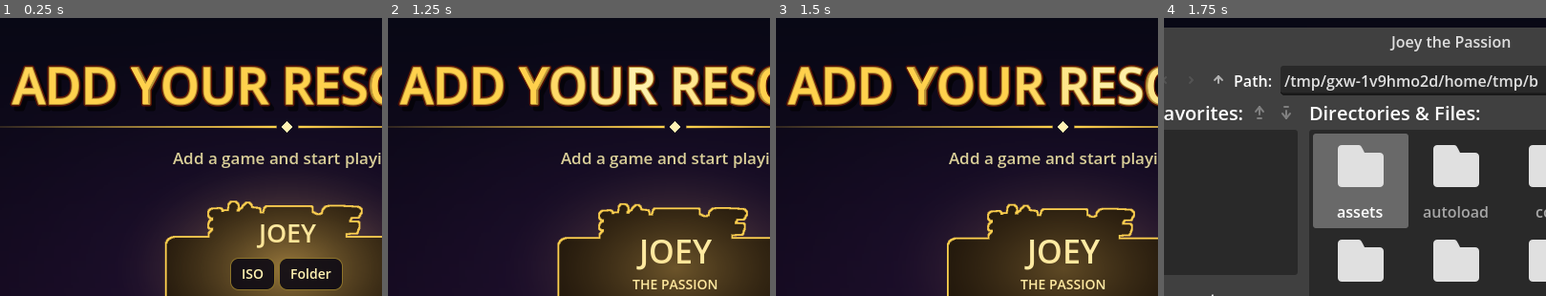
Above: before the commit, frames 1-4 (left to right).
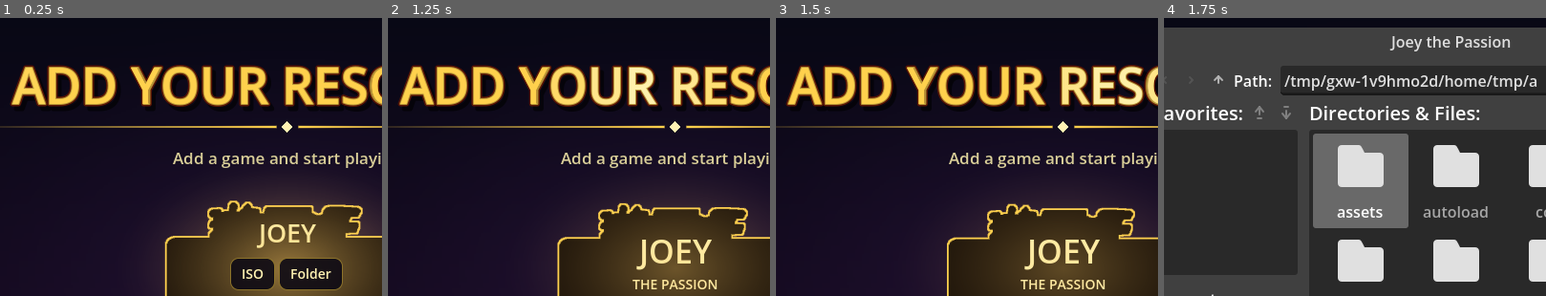
Above: after the commit, the same moments.

Repository: bkmohamadsy/Yu-Gi-Oh
Game: Godot game, scene res://scenes/boot/boot.tscn
Two runs of this game, one before a commit and one after it. Both use one fixed random seed, a clock stepped at 60 frames per second and the inputs below.
Inputs (mouse positions are % of the whole screen's width and height, from its top left):
- Up to frame 1 (0.25 s): no input
- Up to frame 2 (1.25 s): click "English" at 0.5 s
- Up to frame 3 (1.5 s): tap Enter (ui_accept) at 1.25 s; move the mouse to (72, 43) at 1.27 s; hold Right (ui_right) from 1.28 s (still down); hold F (pc_filter) from 1.28 s (still down); click (72, 43) at 1.42 s
- Up to frame 4 (1.75 s): keep holding Right (ui_right); keep holding F (pc_filter); tap Enter (ui_accept) at 1.52 s
The pictures show only the part of the screen within x 12-62%, y 0-50%; the shares and areas given below are measured in that part.

Frames 1-3 are identical in both runs. In frame 4, less than 0.1% of the frame differs, in the area x 95-98%, y 20-25%.
Error after the commit: Invalid access to property or key 'fullscreen_mode' on a base object of type 'Node (launcher_settings.gd)'. (res://scenes/boot/boot.gd:54)

Commit message:
Enable duel touch input and widescreen overlay

Diff:
--- a/game/autoload/game.gd
+++ b/game/autoload/game.gd
@@ -147,7 +147,7 @@
 		_screen.queue_free()
 	_screen = screen
 	_screen_replay_frame = Debug._frame
-	get_tree().root.content_scale_aspect = Window.CONTENT_SCALE_ASPECT_IGNORE
+	get_tree().root.content_scale_aspect = LauncherSettings.gameplay_aspect()
 	Engine.time_scale = LauncherSettings.simulation_speed if current_game != "" else 1.0
 	if LauncherSettings.aspect == "overlay" and _is_duel_viewer(screen) and screen.game in ["yugi", "kaiba", "joey"]:
 		_screen_host = load("res://scenes/duel/duel_margins.gd").new(screen)
--- a/game/autoload/launcher_settings.gd
+++ b/game/autoload/launcher_settings.gd
@@ -1,99 +1,140 @@
 extends Node
-## Preferencias del port, independientes de los recursos y de la partida.
-const ASPECTS := ["stretch", "original", "overlay"]
-const FRAME_RATES := [30, 60, 0] # 0: frecuencia del monitor actual.
-var aspect := "overlay"
-var frame_rate := 0
-var simulation_speed := 1.0
-var fast_play := false
-var improved_card_texts := false
-var fullscreen_mode := Window.MODE_WINDOWED
-var windowed_mode := Window.MODE_MAXIMIZED
-var _refresh_clock := 0.0
 
-func _ready() -> void:
+const ASPECTS: = ["stretch", "original", "overlay"]
+const FRAME_RATES: = [30, 60, 0]
+var aspect: = "stretch"
+var frame_rate: = 0
+var simulation_speed: = 1.0
+var fast_play: = false
+var improved_card_texts: = false
+var v2_defaults_migrated: = false
+var _refresh_clock: = 0.0
+
+func _ready() -> void :
 	reload_preferences()
 	apply_timing()
 
-func reload_preferences() -> void:
-	var config := ConfigFile.new()
+func reload_preferences() -> void :
+	var config: = ConfigFile.new()
 	config.load(Paths.settings_path())
-	aspect = str(config.get_value("launcher", "aspect", "overlay"))
-	if aspect not in ASPECTS: aspect = "overlay"
+	v2_defaults_migrated = bool(config.get_value("launcher", "v2_defaults_migrated", false))
+	if not v2_defaults_migrated:
+		apply_v2_defaults_migration(config)
+		return
+	var loaded_aspect: = str(config.get_value("launcher", "aspect", "stretch")).strip_edges().to_lower()
+	if loaded_aspect == "stretched":
+		loaded_aspect = "stretch"
+	aspect = loaded_aspect if loaded_aspect in ASPECTS else "stretch"
 	frame_rate = int(config.get_value("launcher", "fps", 0))
 	if frame_rate not in FRAME_RATES: frame_rate = 0
 	simulation_speed = float(config.get_value("launcher", "simulation_speed", 1.0))
 	if simulation_speed not in [1.0, 2.0]: simulation_speed = 1.0
 	fast_play = bool(config.get_value("launcher", "fast_play", false))
 	improved_card_texts = bool(config.get_value("launcher", "improved_card_texts", false))
-	fullscreen_mode = int(config.get_value("launcher", "fullscreen_mode", Window.MODE_WINDOWED)) as Window.Mode
-	if fullscreen_mode not in [Window.MODE_FULLSCREEN, Window.MODE_EXCLUSIVE_FULLSCREEN]:
-		fullscreen_mode = Window.MODE_WINDOWED
-	windowed_mode = Window.MODE_WINDOWED if config.get_value("launcher", "windowed_mode", Window.MODE_MAXIMIZED) == Window.MODE_WINDOWED else Window.MODE_MAXIMIZED
 
-func save_preferences() -> void:
-	var config := ConfigFile.new()
+static func _save_config_atomic(config: ConfigFile, target_path: String) -> Error:
+	if target_path.is_empty():
+		return ERR_INVALID_PARAMETER
+	var parent_dir: = target_path.get_base_dir()
+	if not parent_dir.is_empty():
+		var dir_err: = DirAccess.make_dir_recursive_absolute(parent_dir)
+		if dir_err != OK:
+			return dir_err
+	var tmp_path: = target_path + ".prefs.tmp"
+	var err: = config.save(tmp_path)
+	if err != OK:
+		if FileAccess.file_exists(tmp_path):
+			DirAccess.remove_absolute(tmp_path)
+		return err
+	err = DirAccess.rename_absolute(tmp_path, target_path)
+	if err != OK:
+		if FileAccess.file_exists(tmp_path):
+			DirAccess.remove_absolute(tmp_path)
+		return config.save(target_path)
+	return OK
+
+
+func apply_v2_defaults_migration(config: ConfigFile = null, settings_file: String = "") -> bool:
+	var target_path: = settings_file if not settings_file.is_empty() else Paths.settings_path()
+	if config == null:
+		config = ConfigFile.new()
+		config.load(target_path)
+	if bool(config.get_value("launcher", "v2_defaults_migrated", false)):
+		v2_defaults_migrated = true
+		return false
+	aspect = "stretch"
+	v2_defaults_migrated = true
+	frame_rate = int(config.get_value("launcher", "fps", 0))
+	if frame_rate not in FRAME_RATES: frame_rate = 0
+	simulation_speed = float(config.get_value("launcher", "simulation_speed", 1.0))
+	if simulation_speed not in [1.0, 2.0]: simulation_speed = 1.0
+	fast_play = bool(config.get_value("launcher", "fast_play", false))
+	improved_card_texts = bool(config.get_value("launcher", "improved_card_texts", false))
+	config.set_value("launcher", "aspect", "stretch")
+	config.set_value("launcher", "v2_defaults_migrated", true)
+	config.set_value("preferences", "language", "a")
+	if not Paths.storage_error or not settings_file.is_empty():
+		var error: = _save_config_atomic(config, target_path)
+		if error != OK:
+			push_error("No se pudieron guardar los ajustes: " + error_string(error))
+	if settings_file.is_empty():
+		var assets_node: = get_node_or_null("/root/Assets")
+		if assets_node != null:
+			if not assets_node.set_language("a"):
+				assets_node.set("lang", "a")
+		var save_node: = get_node_or_null("/root/SaveData")
+		if Paths.has_data() and not Paths.storage_error and save_node != null and save_node.get("data") is Dictionary and str(save_node.get("persistence_error")) == "":
+			save_node.data.get_or_add("settings", {})["language"] = "a"
+			save_node.save()
+		var bridge: = get_node_or_null("/root/LocalizationBridge")
+		if bridge != null:
+			bridge.reload_localization()
+	return true
+
+func save_preferences() -> void :
+	var config: = ConfigFile.new()
 	config.load(Paths.settings_path())
 	config.set_value("launcher", "aspect", aspect)
 	config.set_value("launcher", "fps", frame_rate)
 	config.set_value("launcher", "simulation_speed", simulation_speed)
 	config.set_value("launcher", "fast_play", fast_play)
 	config.set_value("launcher", "improved_card_texts", improved_card_texts)
-	var error := config.save(Paths.settings_path())
+	config.set_value("launcher", "v2_defaults_migrated", true)
+	v2_defaults_migrated = true
+	var error: = _save_config_atomic(config, Paths.settings_path())
 	if error != OK: push_error("No se pudieron guardar los ajustes: " + error_string(error))
 	apply_timing()
-
-func toggle_fullscreen(window: Window) -> void:
-	if window.mode in [Window.MODE_FULLSCREEN, Window.MODE_EXCLUSIVE_FULLSCREEN]:
-		set_display_mode(window, windowed_mode)
-	else:
-		set_display_mode(window, Window.MODE_FULLSCREEN)
-
-func set_display_mode(window: Window, mode: Window.Mode) -> void:
-	var fullscreen := mode in [Window.MODE_FULLSCREEN, Window.MODE_EXCLUSIVE_FULLSCREEN]
-	if fullscreen and window.mode in [Window.MODE_WINDOWED, Window.MODE_MAXIMIZED]:
-		windowed_mode = window.mode
-	window.mode = mode
-	if OS.has_feature("mobile") or DisplayServer.get_name() == "headless":
-		return
-	fullscreen_mode = mode if fullscreen else Window.MODE_WINDOWED
-	var config := ConfigFile.new()
-	config.load(Paths.settings_path())
-	config.set_value("launcher", "fullscreen_mode", fullscreen_mode)
-	config.set_value("launcher", "windowed_mode", windowed_mode)
-	var error := config.save(Paths.settings_path())
-	if error != OK: push_error("No se pudo guardar el modo de pantalla: " + error_string(error))
 
 func gameplay_aspect() -> int:
 	return Window.CONTENT_SCALE_ASPECT_IGNORE if aspect == "stretch" else Window.CONTENT_SCALE_ASPECT_KEEP
 
 func display_fps() -> int:
 	if DisplayServer.get_name() == "headless": return 60
-	var rate := DisplayServer.screen_get_refresh_rate(get_window().current_screen)
+	var rate: = DisplayServer.screen_get_refresh_rate(get_window().current_screen)
 	return roundi(rate) if rate > 0.0 else 60
 
-## Tope del modo Display. En moviles solo manda VSync: las pantallas adaptativas (90/120 Hz)
-## informan la frecuencia del momento, a menudo 60 al arrancar, y fijar ese tope impedia que el
-## sistema subiera a 120 Hz. El renderer GL de Android no vota frecuencia (Swappy es solo Vulkan).
+
+
+
 func monitor_fps_cap() -> int:
 	return 0 if OS.has_feature("mobile") else display_fps()
 
-## --max-fps en la linea de comandos (cotejos con el original a 30 Hz) manda sobre la
-## preferencia del launcher. Godot consume ese argumento (no sale en get_cmdline_args) y el
-## proyecto no fija max_fps: si ya vale algo al arrancar, viene de la linea de comandos.
-var _cmdline_max_fps := Engine.max_fps
+
+
+
+var _cmdline_max_fps: = Engine.max_fps
 
 func _cmdline_timing() -> bool:
 	return _cmdline_max_fps > 0
 
-func apply_timing() -> void:
+func apply_timing() -> void :
 	if _cmdline_timing(): return
 	Engine.max_fps = monitor_fps_cap() if frame_rate == 0 else frame_rate
 	if DisplayServer.get_name() != "headless":
 		DisplayServer.window_set_vsync_mode(DisplayServer.VSYNC_ENABLED if frame_rate == 0 else DisplayServer.VSYNC_DISABLED)
 
-func _process(delta: float) -> void:
-	# Cambiar de monitor tambien actualiza el limite del modo Display.
+func _process(delta: float) -> void :
+
 	_refresh_clock += delta
 	if _refresh_clock >= 1.0:
 		_refresh_clock = 0.0
--- a/game/core/duel_input.gd
+++ b/game/core/duel_input.gd
@@ -1,12 +1,12 @@
 extends RefCounted
-## 45c700: grupos de teclas DirectInput; 5407f0: bits que consume el motor.
-const DEFAULTS := [[KEY_ESCAPE], [KEY_UP, KEY_KP_8], [KEY_DOWN, KEY_KP_2], [KEY_LEFT, KEY_KP_4], [KEY_RIGHT, KEY_KP_6],
+
+const DEFAULTS: = [[KEY_ESCAPE], [KEY_UP, KEY_KP_8], [KEY_DOWN, KEY_KP_2], [KEY_LEFT, KEY_KP_4], [KEY_RIGHT, KEY_KP_6],
 	[KEY_SPACE], [KEY_ENTER, KEY_KP_ENTER], [KEY_F1], [KEY_F2], [KEY_F3], [KEY_F4],
 	[KEY_HOME, KEY_TAB], [KEY_ESCAPE, KEY_INSERT]]
-const BITS := [2, 0x40, 0x80, 0x20, 0x10, 8, 1, 0x10000, 0x20000, 0x40000,
-	0x80000, 0x400, 0x100]
-## Joey4797e0/5beee0: F1..F12 son grupos7..18; Home/Tab y cancelar pasan a19/20.
-const JOEY_DEFAULTS := [[KEY_ESCAPE], [KEY_UP, KEY_KP_8], [KEY_DOWN, KEY_KP_2], [KEY_LEFT, KEY_KP_4], [KEY_RIGHT, KEY_KP_6],
+const BITS: = [2, 64, 128, 32, 16, 8, 1, 65536, 131072, 262144,
+	524288, 1024, 256]
+
+const JOEY_DEFAULTS: = [[KEY_ESCAPE], [KEY_UP, KEY_KP_8], [KEY_DOWN, KEY_KP_2], [KEY_LEFT, KEY_KP_4], [KEY_RIGHT, KEY_KP_6],
 	[KEY_SPACE], [KEY_ENTER, KEY_KP_ENTER], [KEY_F1], [KEY_F2], [KEY_F3], [KEY_F4],
 	[KEY_F5], [KEY_F6], [KEY_F7], [KEY_F8], [KEY_F9], [KEY_F10], [KEY_F11], [KEY_F12],
 	[KEY_HOME, KEY_TAB], [KEY_ESCAPE, KEY_INSERT]]
@@ -15,7 +15,7 @@
 	return 20 if game == "joey" else 12
 
 static func options(game: String = "") -> Dictionary:
-	var tree := Engine.get_main_loop() as SceneTree
+	var tree: = Engine.get_main_loop() as SceneTree
 	if game == "": game = str(tree.root.get_node("Game").current_game)
 	if game == "": game = "yugi"
 	return tree.root.get_node("SaveData").data.get("options", {}).get(game, {})
@@ -24,10 +24,10 @@
 	return bool(options(game).get("pointer_motion", true))
 
 static func slots(event: InputEventKey, game: String) -> int:
-	var key := event.keycode if event.keycode != 0 else event.physical_keycode
+	var key: = event.keycode if event.keycode != 0 else event.physical_keycode
 	var bindings: Dictionary = options(game).get("keys", {})
 	var defaults: Array = JOEY_DEFAULTS if game == "joey" else DEFAULTS
-	var found := 0
+	var found: = 0
 	for slot in defaults.size():
 		var keys: Array = bindings.get(str(slot), defaults[slot])
 		for code in keys:
@@ -37,9 +37,9 @@
 	return found
 
 static func bits(event: InputEventKey, game: String) -> int:
-	var groups := slots(event, game)
-	var result := 0
+	var groups: = slots(event, game)
+	var result: = 0
 	for slot in (JOEY_DEFAULTS.size() if game == "joey" else DEFAULTS.size()):
-		var bit: int = BITS[slot] if game != "joey" or slot < 7 else (0x10000 << (slot - 7) if slot < 19 else 0x400 if slot == 19 else 0x100)
+		var bit: int = BITS[slot] if game != "joey" or slot < 7 else (65536 << (slot - 7) if slot < 19 else 1024 if slot == 19 else 256)
 		if groups & (1 << slot): result |= bit
 	return result
